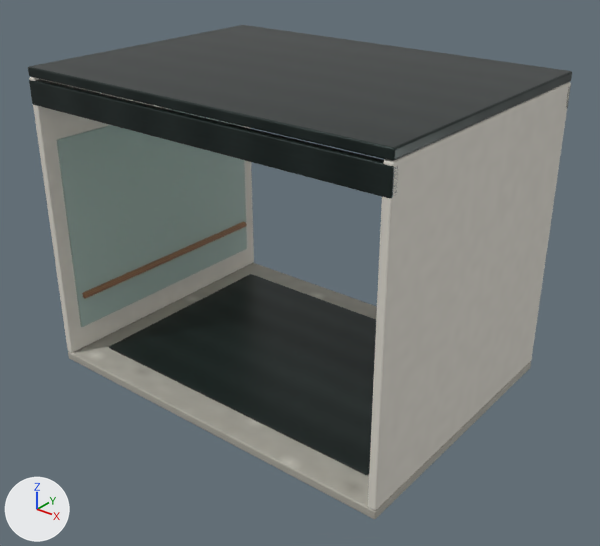
A saved change to the glTF model public/models/custom/architecture/elevator-cabin-shell.glb.
One viewpoint serves both versions: a 50 mm camera at (10.05, -12.47, 9.82) aimed at (0.3, -0.28, 2.26). Lighting does not change. The marker at lower left points along +X, +Y and +Z. The first picture is the older version. Where no turn or scale is listed for an object, it has been applied to the vertices.

In view in the first picture: 'Cabin_Ceiling', 'Cabin_Floor', 'Cabin_Floor_Inlay', 'Cabin_Handrail_-4.11', 'Cabin_Header_-3.02', 'Cabin_SideInset_-4.11', 'Cabin_Side_-4.11', 'Cabin_Side_4.11'.
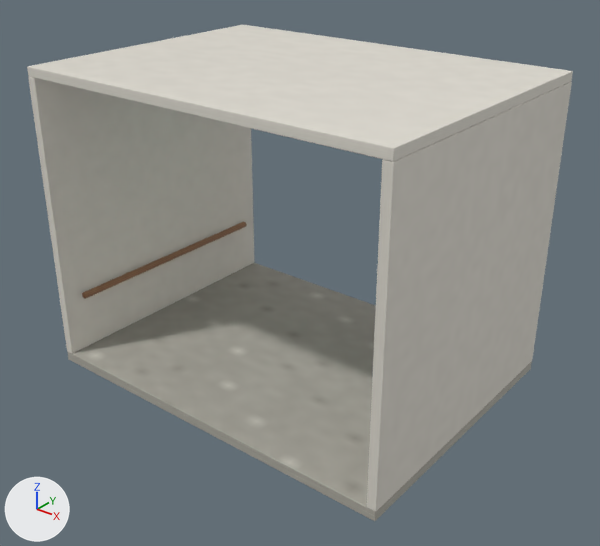
Where the change shows, as pixel boxes [x1, y1, x2, y2] in the pictures (600 x 546 px):
```json
{"object": "Cabin_Floor", "change": "moved", "before": [68, 263, 531, 519], "after": [67, 263, 532, 521]}
{"object": "Cabin_Ceiling", "change": "recoloured", "before": [28, 25, 572, 161], "after": [28, 25, 572, 161], "on screen": "grey to white"}
{"object": "Cabin_Floor_Inlay", "change": "deleted", "before": [109, 274, 376, 475]}
{"object": "Cabin_SideInset_-4.11", "change": "deleted", "before": [56, 109, 247, 327]}
{"object": "Cabin_Header_-3.02", "change": "deleted", "before": [29, 79, 398, 198]}
{"object": "Cabin_Side_-4.11", "change": "unchanged, uncovered by the edit", "before": [29, 77, 254, 353], "after": [28, 77, 255, 353]}
```

Edits to the scene script, one JSON object a line:
```json
{"block": "me_cube_231", "where": "me_cube_231.from_pydata(...)  # 56 vertices, 108 faces; spans x -4.2..4.2, y -3.1..3.1, z -0.1..0.1"}
{"op": "remove", "block": "me_cube_231", "code": "me_cube_231.materials.append(mat_metal_charcoal)  # picture img_metal_charcoal"}
{"op": "add", "block": "me_cube_231", "code": "me_cube_231.materials.append(mat_plaster_softgrey)  # picture img_plaster_warm"}
{"op": "set", "path": "ob_cabin_floor.location", "old": "(0.0, 0.0, -0.1)", "new": "(0.0, 0.0, -0.11)"}
{"op": "remove", "block": "ob_cabin_floor_inlay", "code": ["ob_cabin_floor_inlay = bpy.data.objects.new('Cabin_Floor_Inlay', me_cube_226)", "ob_cabin_floor_inlay.location = (0.0, 0.0, 0.03)"]}
{"op": "remove", "block": "ob_cabin_header__3_02", "code": ["ob_cabin_header__3_02 = bpy.data.objects.new('Cabin_Header_-3.02', me_cube_235)", "ob_cabin_header__3_02.location = (0.0, -3.02, 5.9)"]}
{"op": "remove", "block": "ob_cabin_sideinset__4_11", "code": ["ob_cabin_sideinset__4_11 = bpy.data.objects.new('Cabin_SideInset_-4.11', me_cube_228)", "ob_cabin_sideinset__4_11.location = (-4.0, 0.0, 2.72)"]}
```
